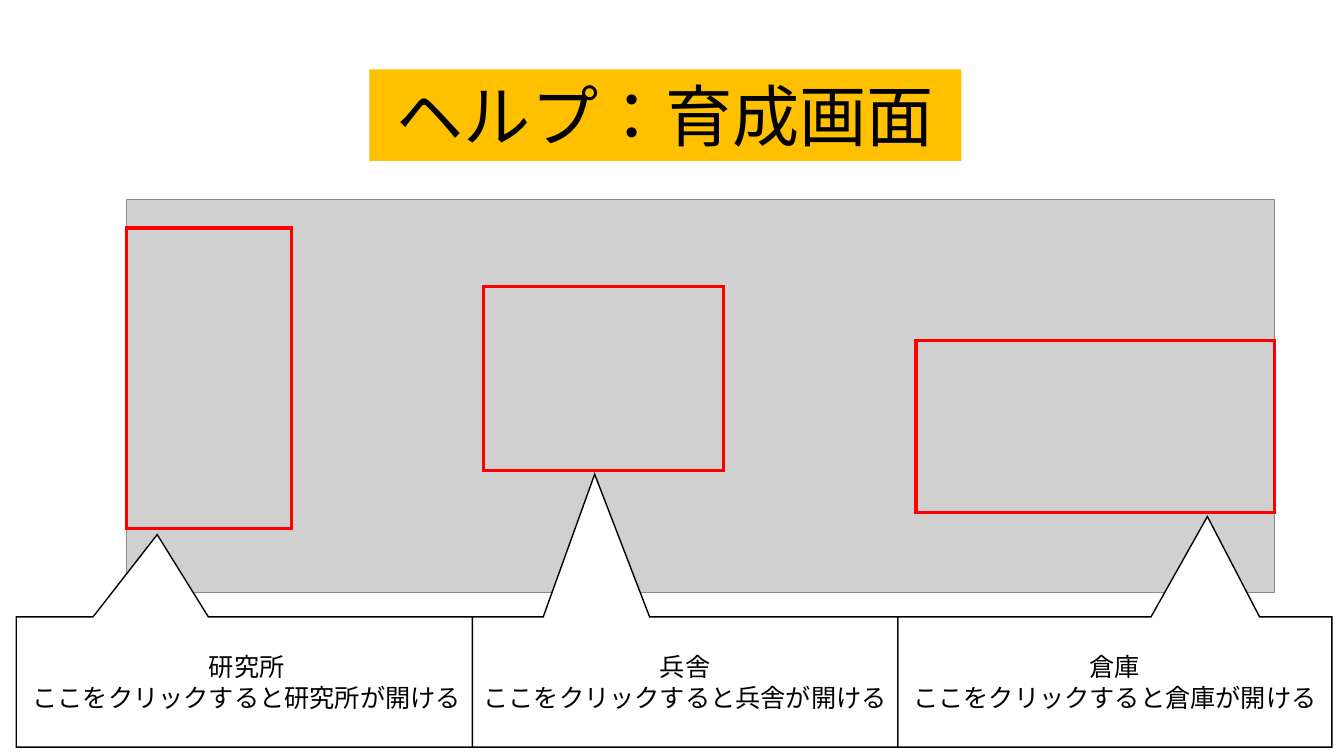
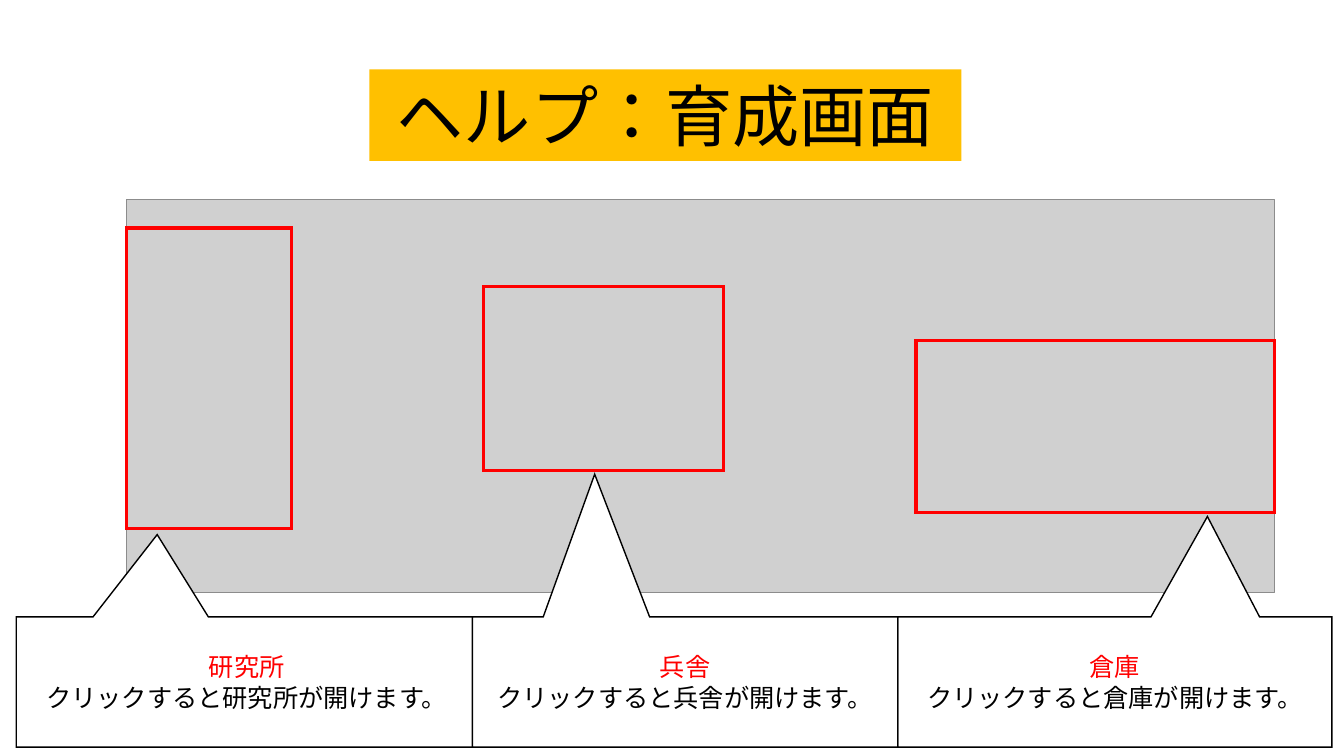
Before and after one commit to team556/team, a slide deck: slide 1 of 説明文.pptx. Drawn at 1344x756 pixels with LibreOffice and Linux fonts; fonts in the diff are those of the drawing; grey boxes stand for pictures. Boxes give left, top, right and bottom in pixels: in the first picture for what was removed or moved away, otherwise in the second. Text is boxed around its words. In the diff, an @@ line names an element or a change of style, - is before the commit and + after.

```diff
--- a/説明文.pptx
+++ b/説明文.pptx
@@ text in speech box at [209, 654, 285, 678]: text colour #000000 to #FF0000 in "研究所" @@
@@ text in speech box at [660, 654, 710, 678]: text colour #000000 to #FF0000 in "兵舎" @@
@@ text in speech box at [1090, 654, 1140, 678]: text colour #000000 to #FF0000 in "倉庫" @@
@@ text in speech box at [46, 685, 447, 709]: text changed @@
-ここをクリックすると研究所が開ける
+クリックすると研究所が開けます。
@@ text in speech box at [497, 685, 872, 709]: text changed @@
-ここをクリックすると兵舎が開ける
+クリックすると兵舎が開けます。
@@ text in speech box at [927, 685, 1302, 709]: text changed @@
-ここをクリックすると倉庫が開ける
+クリックすると倉庫が開けます。
```
Also in this commit, not shown: 11 other slides changed, 3 other files.
